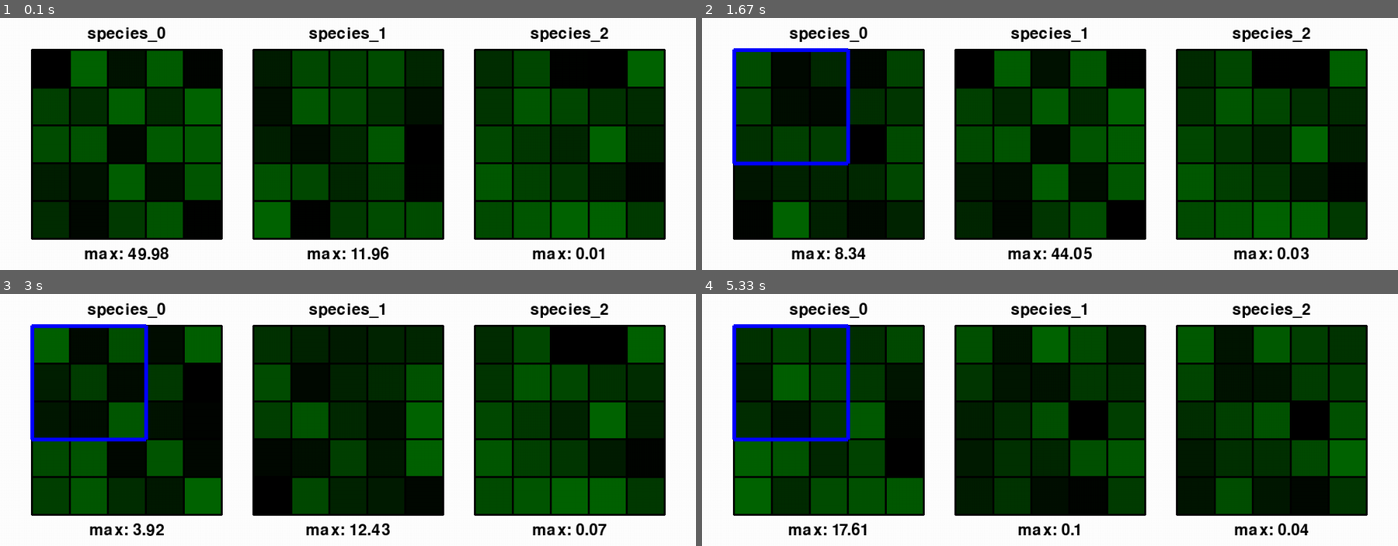
Above: before the commit, frames 1-4 (two rows, left to right).
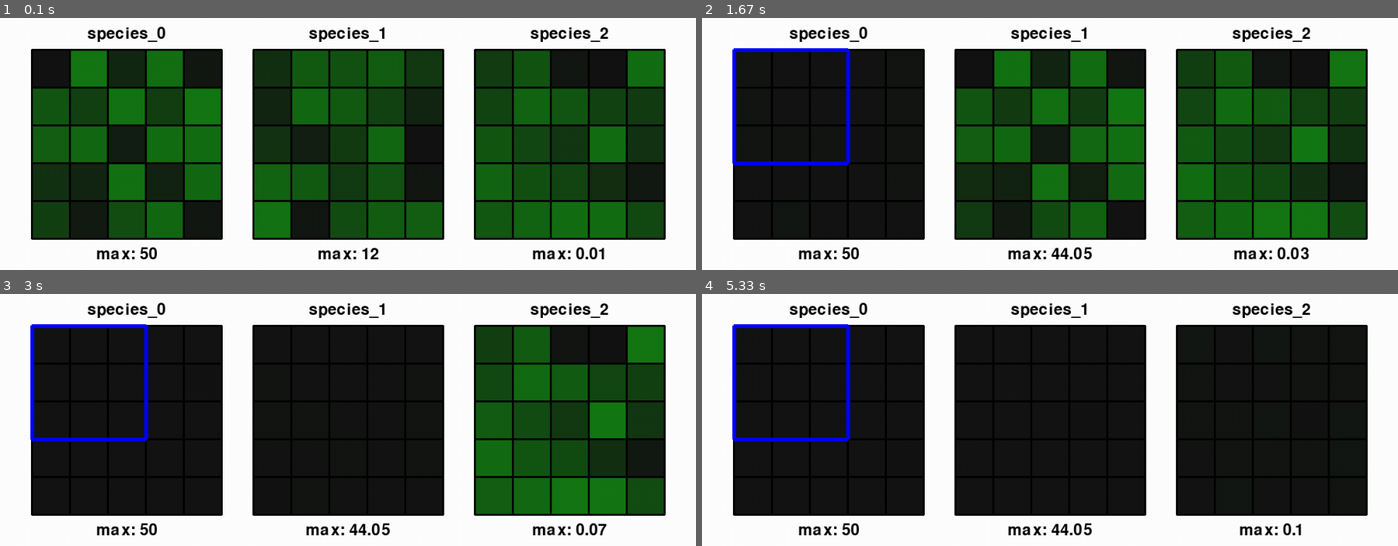
Above: after the commit, the same moments.

Repository: AnmolS99/BioGym
Game: pygame game, started from main.py
Same seed, same stepped clock (60 frames per second), same inputs: the game is played once before the commit and once after it.
Inputs:
- Up to frame 1 (0.1 s): no input
- Up to frame 2 (1.67 s): no input
- Up to frame 3 (3 s): no input
- Up to frame 4 (5.33 s): no input

The runs differ from the first frame. In frame 1, 0.7% of the frame differs, in the area x 12-56%, y 90-97%; in frame 2, 8.2%; in frame 3, 17%; in frame 4, 36%, in the area x 4-96%, y 12-97%.

Commit message:
Add species_max to observations

Diff:
--- a/bio_environment.py
+++ b/bio_environment.py
@@ -77,7 +77,7 @@
 
     def get_species_max(self, species_num):
         """
-        Returns the defined max of a species
+        Returns the defined max of a species (CURRENTLY UNUSED)
         """
         return self.species_pop_max[species_num]
 
@@ -140,6 +140,12 @@
             if curr_pop_max > self.species_pop_max[i]:
                 self.species_pop_max[i] = curr_pop_max
 
+    def get_obs(self):
+        """
+        Returns detailed information about the current status of the BioEnvironment
+        """
+        return self.species_populations, self.species_pop_max
+
     def reset(self):
         """
         Reseting environment
--- a/bio_world.py
+++ b/bio_world.py
@@ -41,7 +41,7 @@
         return np.array([x_coor, y_coor])
 
     def _get_obs(self):
-        return self.bio_environment.species_populations
+        return self.bio_environment.get_obs()
 
     def _get_info(self):
         return {"info": "Placeholder for information"}
--- a/main.py
+++ b/main.py
@@ -14,7 +14,7 @@
 
     timestep = 0
 
-    while not done and timestep < 5:
+    while not done and timestep < 50:
         timestep += 1
         #action = env.action_space.sample()
         action = 0
--- a/renderer.py
+++ b/renderer.py
@@ -140,20 +140,25 @@
         # First we draw species 0
         green = (0, 100, 0)
 
-        for species_num in range(len(obs)):
-            population = obs[species_num]
+        # Unpack observations
+        species_pop, species_max = obs
+
+        for species_num in range(len(species_pop)):
+            population = species_pop[species_num]
+            population_max = species_max[species_num]
+
+            population_range = population_max - population.min()
 
             for iy, ix in np.ndindex(population.shape):
                 population_in_cell = population[iy, ix]
-                population_range = population.max() - population.min()
 
                 if population_range == 0:  # If population is exactly the same in all cells
                     color_tuple = green
                 else:
                     color_tuple = tuple(
-                        elem - int(((population.max() - population_in_cell) /
-                                    population_range) * elem)
-                        for elem in green)
+                        elem + 20 -
+                        int(((population_max - population_in_cell) /
+                             population_range) * elem) for elem in green)
 
                 self._render_fill_square(canvas, color_tuple,
                                          np.array([ix, iy]), species_num)
@@ -162,7 +167,7 @@
             self._render_draw_gridlines(canvas, species_num)
 
             # Add descriptions
-            self._render_add_description(canvas, species_num, population.max())
+            self._render_add_description(canvas, species_num, population_max)
 
         # Draw protection unit
         for prot_unit_coordinates in prot_units:
